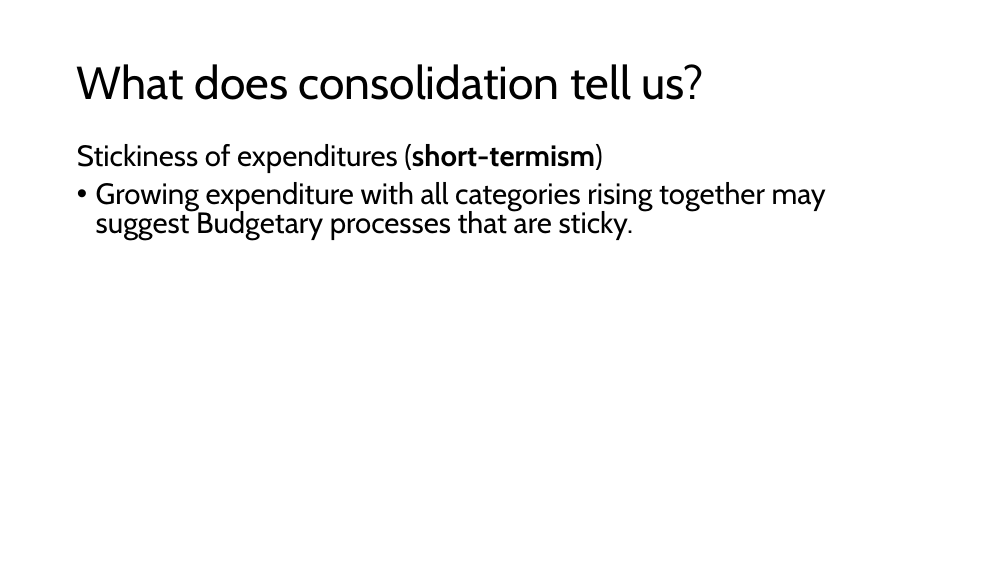
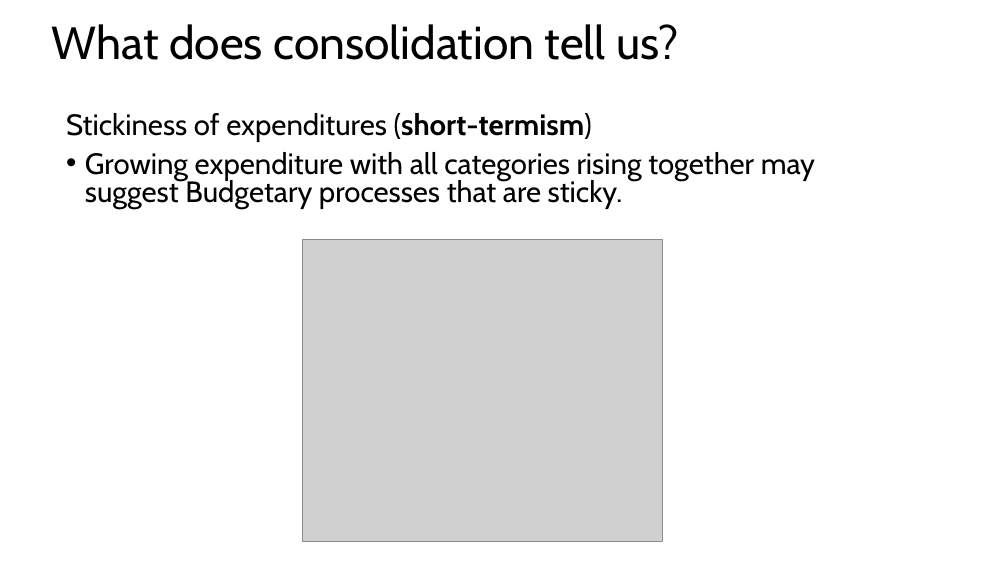
Before and after one commit to Zjub/TVHENZ, a slide deck: slide 14 of e61 Projects/Fiscal sustainability/OECD comparison/Initial external plans.pptx. Drawn at 1008x567 pixels with LibreOffice and Linux fonts; fonts in the diff are those of the drawing; grey boxes stand for pictures. Boxes give left, top, right and bottom in pixels: in the first picture for what was removed or moved away, otherwise in the second. Text is boxed around its words. In the diff, an @@ line names an element or a change of style, - is before the commit and + after.

Commit message:
budget update

```diff
--- a/e61 Projects/Fiscal sustainability/OECD comparison/Initial external plans.pptx
+++ b/e61 Projects/Fiscal sustainability/OECD comparison/Initial external plans.pptx
@@ title "What does consolidation tell us?": place and size @@
-title "What does consolidation tell us?" at (77, 64, 703, 100)
+title "What does consolidation tell us?" at (52, 24, 678, 60)
@@ text "Stickiness of expenditures (short-termism)": place and size @@
-text "Stickiness of expenditures (short-termism)" at (77, 144, 826, 240)
+text "Stickiness of expenditures (short-termism)" at (66, 113, 815, 209)
@@ picture added at (302, 240, 662, 541) @@
```
Also in this commit, not shown: 4 other slides changed, 10 other files.
